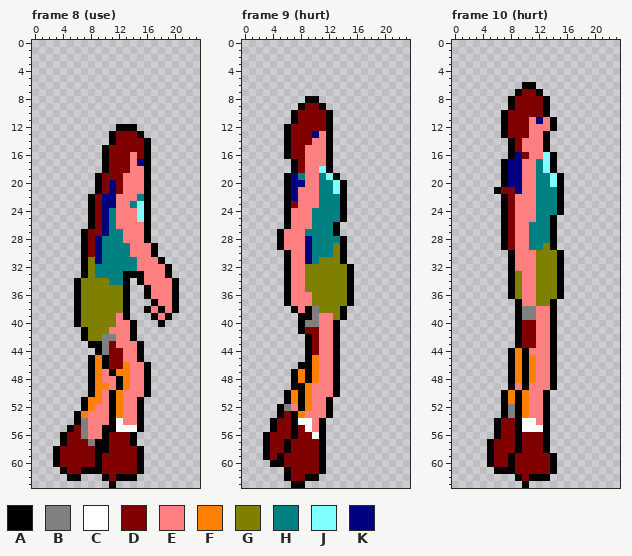
One commit to this pixel-art file: assets/sprites/heroine_actions_cpc_mode0.aseprite. Above: the version before the commit.
24x64 pixels, 10 frames. Shown: frame 8 (use), frame 9 (hurt), frame 10 (hurt). The commit also changed other frames, which this record leaves out.
Palette (. is transparent): A #000000  B #808080  C #ffffff  D #800000  E #ff8080  F #ff8000  G #808000  H #008080  J #80ffff  K #000080
Pixels before, frame 8 (use), first column x 3:
12 .........AAA......
13 ........ADDDA.....
14 ........ADDDDA....
15 .......ADDDDDA....
16 .......ADDDEDA....
17 .......ADDDEKA....
18 .......ADDDEEA....
19 ......ADDDEEEA....
20 ......ADKDEEEA....
21 ......ADKDEEEA....
22 .....ADKKEEEHA....
23 .....ADKKEEHJA....
24 .....ADKHEEEJA....
25 .....ADKHEEEJA....
26 .....ADKHEEEEA....
27 ....ADDKHHEEEA....
28 ....ADKHHHEEEA....
29 ....ADKHHHHEEEA...
30 ....ADKHHHHEEEA...
31 ....AGKHHHHHEEEA..
32 ....AGHHHHHHEEEEA.
33 ....AGHHHHAAAEEEA.
34 ...AGGGGHHA.AEEEEA
35 ...AGGGGGGA..AEEEA
36 ...AGGGGGGA..AEEEA
37 ...AGGGGGGA...AEEA
38 ...AGGGGGGA..AEAEA
39 ...AGGGGGEA...AEA.
40 ...AGGGGGEEA...A..
41 ....AGGGEEEA......
42 ....AGGBBEEA......
43 .....AABDEEEA.....
44 ......ABDDEEA.....
45 .....AFADDEEA.....
46 .....AFADDFEEA....
47 .....AFEAFFEEA....
48 .....AFEEAFEEA....
49 .....AFFEAFEEA....
50 .....AFEAFEEEA....
51 ....AFFEAFEEA.....
52 ....AFEEAFEEA.....
53 ...AFEEEAFEEA.....
54 ...ABEEEACEEA.....
55 ..ADBEEAACCCA.....
56 .ADDBEEADDDA......
57 .ADDDBAADDDA......
58 ADDDDDAADDDDA.....
59 ADDDDDADDDDDA.....
60 ADDDDDADDDDDA.....
61 .ADDAAADDDDDA.....
62 ..AA...ADAAA......
63 ........A.........
Pixels before, frame 9 (hurt), first column x 3:
 8 ......AA.....
 9 .....ADDA....
10 ....ADDDDA...
11 ....ADDDDA...
12 ...ADDDDDA...
13 ...ADDDKEA...
14 ...ADDDEEA...
15 ...ADDEEEA...
16 ...ADDEEEA...
17 ....ADEEEA...
18 ....ADEEJA...
19 ...AKHEEHJA..
20 ...AKKEEHHJA.
21 ...AKEEEHHJA.
22 ...AKEEEHHHA.
23 ...ADEEEHHHA.
24 ...AEEEHHHHA.
25 ...AEEEHHHHA.
26 ...AEEEHHHA..
27 ..AEEEHHHHA..
28 ..AEEEKHHHHA.
29 ..AEEEKHHHGA.
30 ...AEEKHHHGA.
31 ...AEEKHGGGA.
32 ...AEEGGGGGGA
33 ...AEEGGGGGGA
34 ...AEEGGGGGGA
35 ...AEEGGGGGGA
36 ...AEEEGGGGGA
37 ...AEEEGGGGGA
38 ....AEABGGGA.
39 .....AABEEGA.
40 .....ABBEEA..
41 .....ADDEEA..
42 ......ADEEA..
43 ......ADEEA..
44 ......ADEEA..
45 ......AFEEA..
46 .....AAFEEA..
47 ....AFAFEEA..
48 ....AFAFEEA..
49 ....AAFEEEA..
50 ...AFAFEEEA..
51 ...AFAFEEA...
52 ..ABEAFEEA...
53 ..ADAFEEEA...
54 .ADDACCEA....
55 .ADDADCEA....
56 ADDDADDCA....
57 ADDADDDDA....
58 ADDADDDDA....
59 ADADDDDDA....
60 .AADDDDDA....
61 ...ADDDDA....
62 ...ADDAA.....
63 ....AA.......
Pixels before, frame 10 (hurt), first column x 5:
 6 .....AA....
 7 ....ADDA...
 8 ...ADDDDA..
 9 ...ADDDDA..
10 ..ADDDDDA..
11 ..ADDDEKEA.
12 ..ADDDEEEA.
13 ..ADDDEEA..
14 ...ADEEEA..
15 ...ADEEEA..
16 ...AKDEEJA.
17 ..AKKEEHJA.
18 ..AKKEEHJA.
19 ..AKKEEHHJA
20 ..AKKEEHHJA
21 .ADDKEEHHHA
22 ..ADEEEHHHA
23 ..ADEEEHHHA
24 ..ADEEEHHHA
25 ..ADEEEHHA.
26 ..ADEEHHHA.
27 ..ADEEHHHA.
28 ..ADEEHHHA.
29 ..ADEEHHGA.
30 ...AEEEGGGA
31 ...AEEEGGGA
32 ...AEEEGGGA
33 ...AGEEGGGA
34 ...AGEEGGGA
35 ...AGEEGGGA
36 ...AGEEGGGA
37 ....AEEGGA.
38 ....ABBEEA.
39 ....ABBEEA.
40 ....ADDEEA.
41 ....ADDEEA.
42 ....ADDEEA.
43 ....ADDEEA.
44 ...AFAEEEA.
45 ...AFAFEEA.
46 ...AFAFEEA.
47 ...AFAFEEA.
48 ...AFAFEEA.
49 ...AEAEEEA.
50 ..AFAFEEA..
51 ..AFAFEEA..
52 ..ABAFEEA..
53 ..ABAFEEA..
54 .ADDACCEA..
55 .ADDACCCA..
56 .ADDADDDA..
57 ADDDADDDA..
58 ADDDADDDA..
59 ADDADDDDDA.
60 ADDADDDDDA.
61 .AAADDDDDA.
62 ....ADAAA..
63 .....A.....
And afterwards:
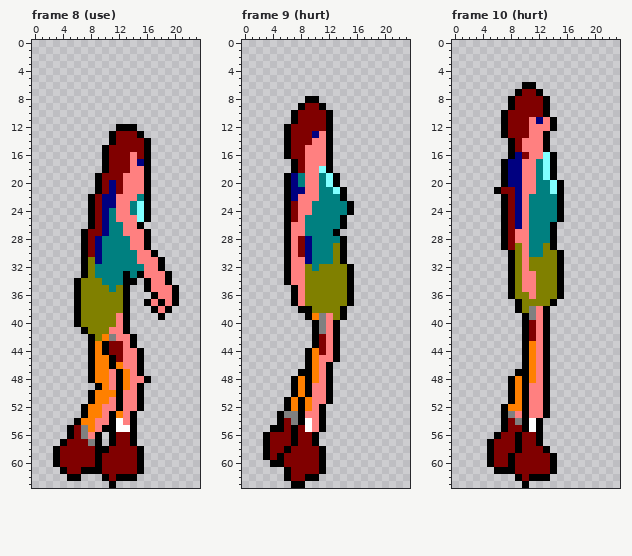
Difference:
Changed rows in their new state; - is an unchanged pixel.
Frame 8 (use):
first column x 4:
24 ----------H------
26 --------H--A.----
28 ---------H-------
29 ------------A.---
30 ----------H------
32 -----------H--A.-
33 ----------H------
34 ------H---A.A--A.
35 -------H---------
36 ------------.A---
37 ------------AEA--
38 ------------.AEA.
39 -------------.A.-
40 ---------A.---.--
41 ---------A.------
42 ---.A-F----------
43 -----FA-D-A.-----
44 ----AFA----------
45 ------FA---------
46 ------FAFE-A.----
47 ------FEA--A.----
48 ------F----------
49 ----.A-----A.----
50 ------FFA--A.----
51 ---.A-FEA--------
52 -----F-EA--------
53 --.AFF----A.-----
54 ---FF-----A.-----
55 ----F-----A.-----
56 .A---A.A---------
57 ------.A---------
Frame 9 (hurt):
first column x 4:
20 ----H---JA.-
21 ----K-------
23 ------H---HA
24 ---D------HA
25 ---D-H------
26 -----H---HA-
27 -.A---------
28 -.A-D-------
29 -.A-D-------
30 ----D-------
31 -------HH---
32 ------H-----
35 --.A--------
36 --.A-G------
37 --.A-G------
38 ---.A-G-----
39 ----.-FB----
40 ----..AB----
41 ----..AB----
42 -----.AD----
43 -----.AD----
44 ------FD----
46 ----.---A.--
47 ---.A---A.--
48 --------A.--
49 ----FA--A.--
50 --.AFA--A.--
52 -.AF---A.---
53 --BBA--A.---
54 .A-BA-------
55 -A----------
56 ------A.----
57 --DA--A.----
Frame 10 (hurt):
first column x 9:
19 ----JA.
21 -----J-
22 K-H----
23 K-H----
24 K-H----
25 K-H--HA
26 K------
29 G------
30 G-HH---
31 G-G----
32 G-G----
first column x 6:
36 ----G----
37 ----GG---
38 ----G--A.
39 ---.A--A.
40 ---.A--A.
41 ---.A--A.
42 ---.A--A.
43 ---.AF-A.
44 --..-F-A.
45 --..---A.
46 --..---A.
47 --.A---A.
48 -------A.
49 ---F---A.
50 -.AFA----
51 -.AFA----
52 --FFA----
53 ---EA----
54 .A-BA-A.-
55 .A-DA-A.-
56 ------A.-
57 ------A.-
Boxes around the changes in both pictures, in picture pixels (x1, y1, x2, y2):
changed: (60, 208, 179, 446)
changed: (270, 180, 354, 446)
changed: (515, 173, 564, 271)
changed: (494, 292, 557, 446)
